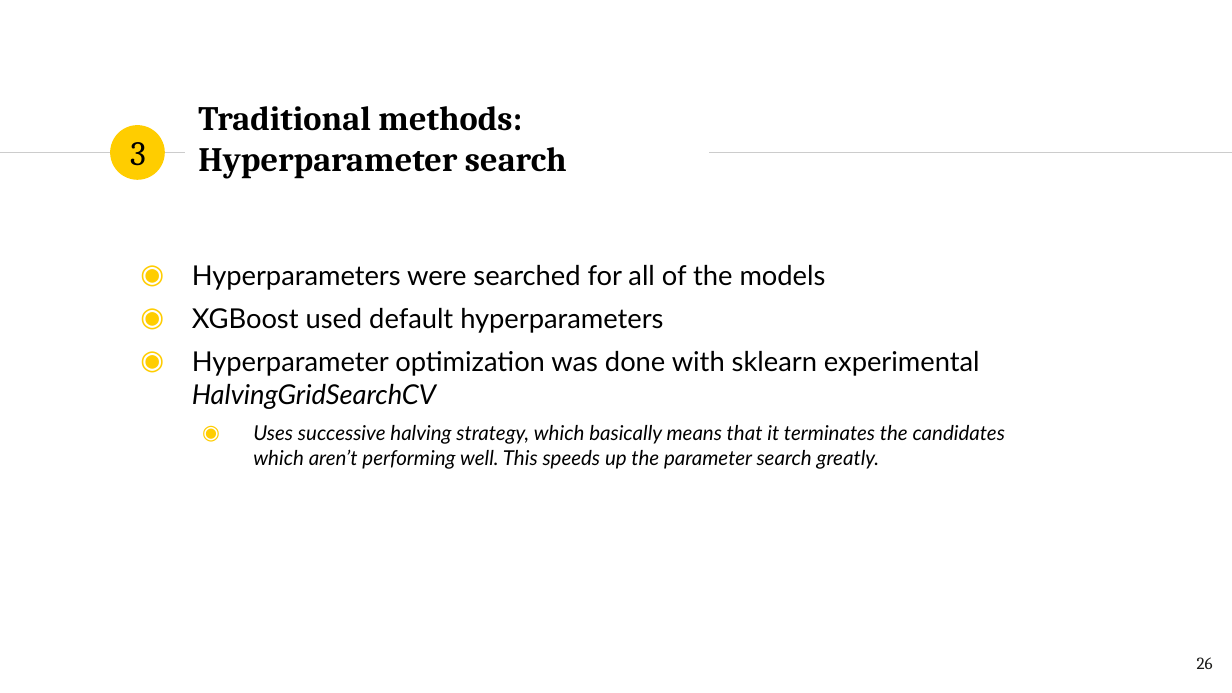
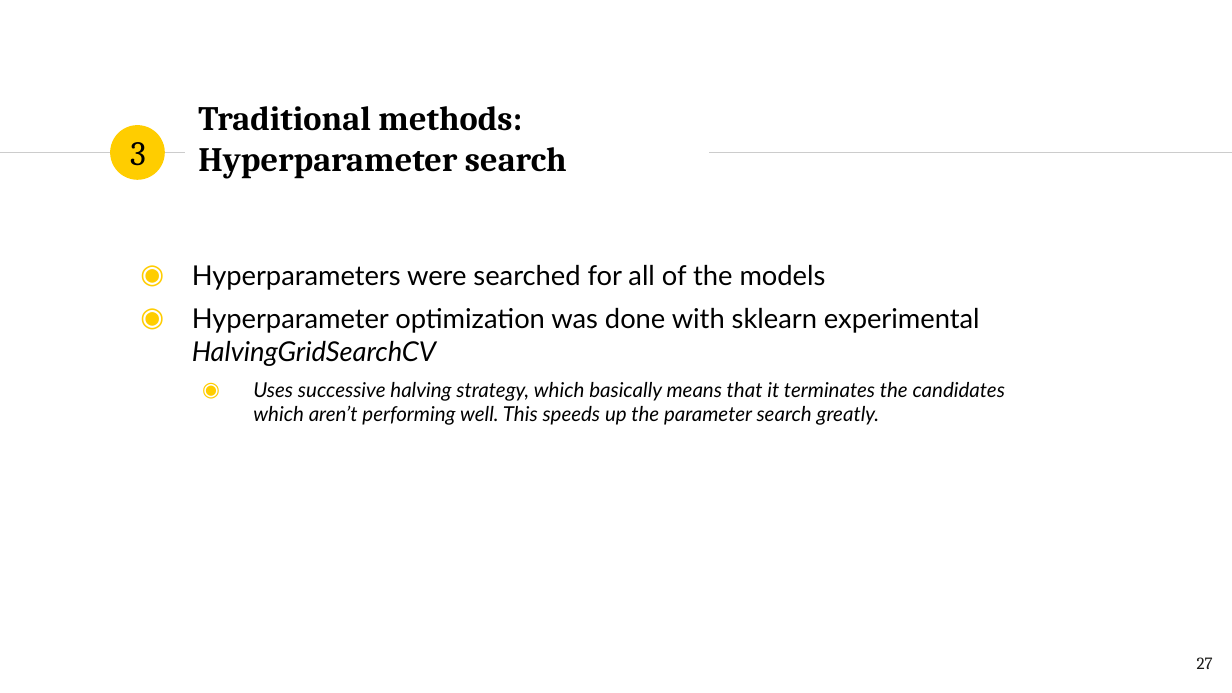
Before and after one commit to TeemuSo/Loop-Q-prize, a slide deck: slide 27 of reports/Sormunen, Teemu_Overview.pptx (slide 26 before the commit). Drawn at 1232x693 pixels with LibreOffice and Linux fonts; fonts in the diff are those of the drawing. Boxes give left, top, right and bottom in pixels: in the first picture for what was removed or moved away, otherwise in the second. Text is boxed around its words. In the diff, an @@ line names an element or a change of style, - is before the commit and + after.

```diff
--- a/reports/Sormunen, Teemu_Overview.pptx
+++ b/reports/Sormunen, Teemu_Overview.pptx
@@ text at box(192, 308, 663, 333): paragraph removed @@
-◉ XGBoost used default hyperparameters
@@ page number at box(1197, 657, 1213, 669): text changed @@
-26
+27
```
Also in this commit, not shown: 9 other slides changed, 1 slide added, 1 other file.
